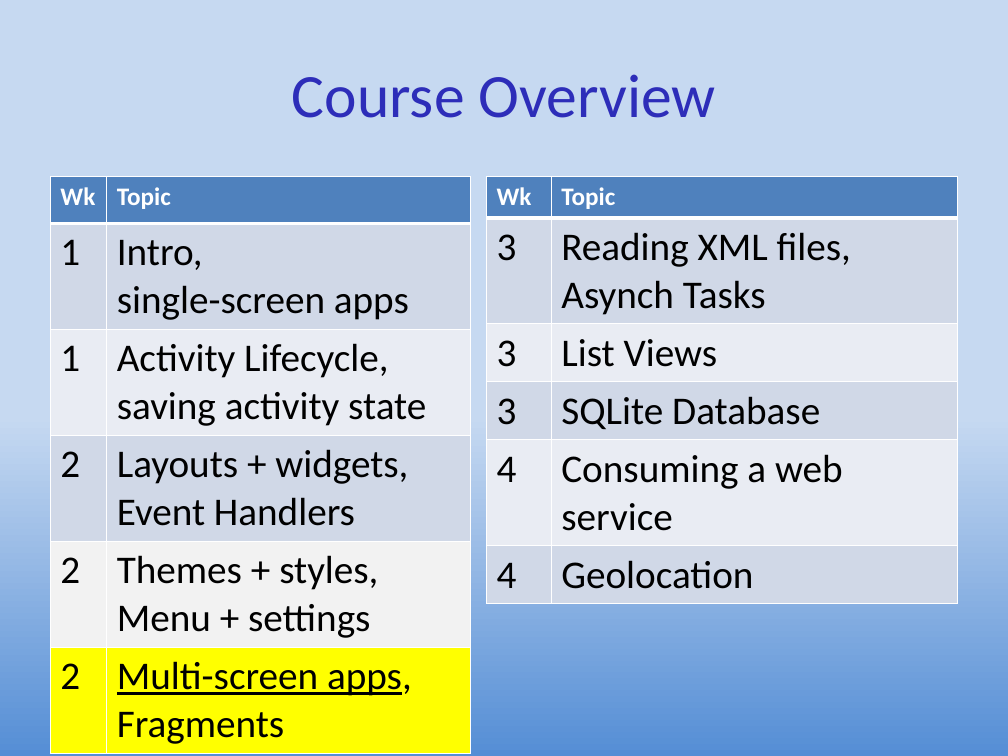
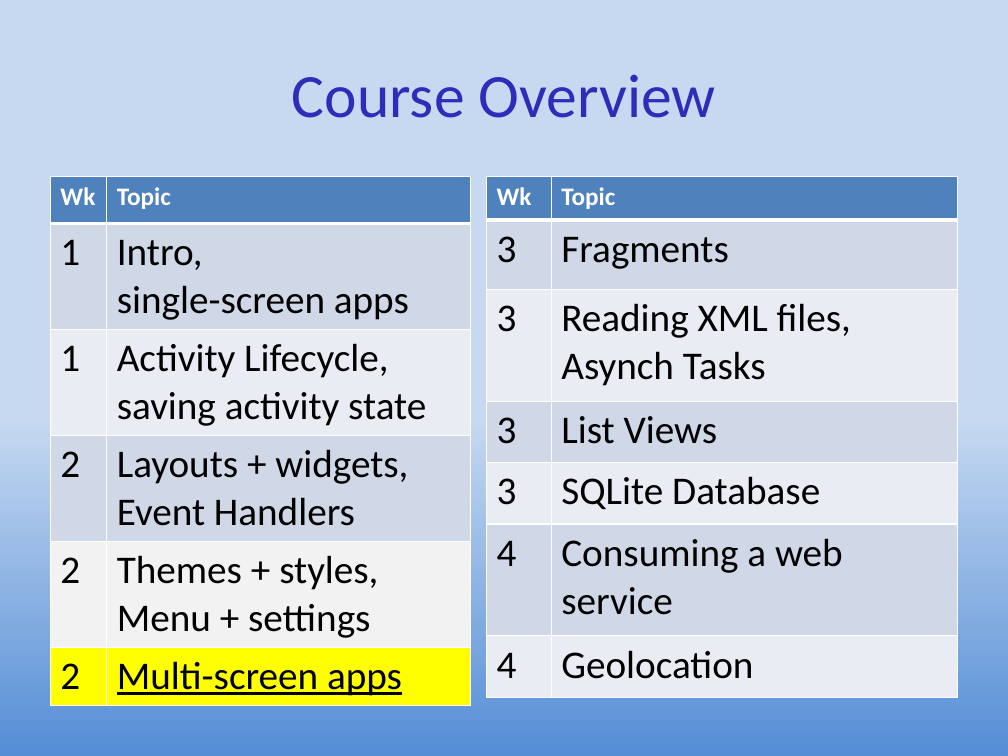
Before and after one commit to UO-CIS/CIS399Android-CourseMaterials, a slide deck: slide 2 of Notes and Slides/CIS399Wk2Day4-MultipleActivities.pptx. Drawn at 1008x756 pixels with LibreOffice and Linux fonts; fonts in the diff are those of the drawing. Boxes give left, top, right and bottom in pixels: in the first picture for what was removed or moved away, otherwise in the second. Text is boxed around its words. In the diff, an @@ line names an element or a change of style, - is before the commit and + after.

```diff
--- a/Notes and Slides/CIS399Wk2Day4-MultipleActivities.pptx
+++ b/Notes and Slides/CIS399Wk2Day4-MultipleActivities.pptx
@@ table at (50, 176, 471, 700) @@
-row 6, column 2: Multi-screen apps, Fragments
+row 6, column 2: Multi-screen apps
@@ table at (487, 176, 958, 698) @@
+row 2: 3 | Fragments
```
Also in this commit, not shown: 5 other slides changed, 7 other files.
